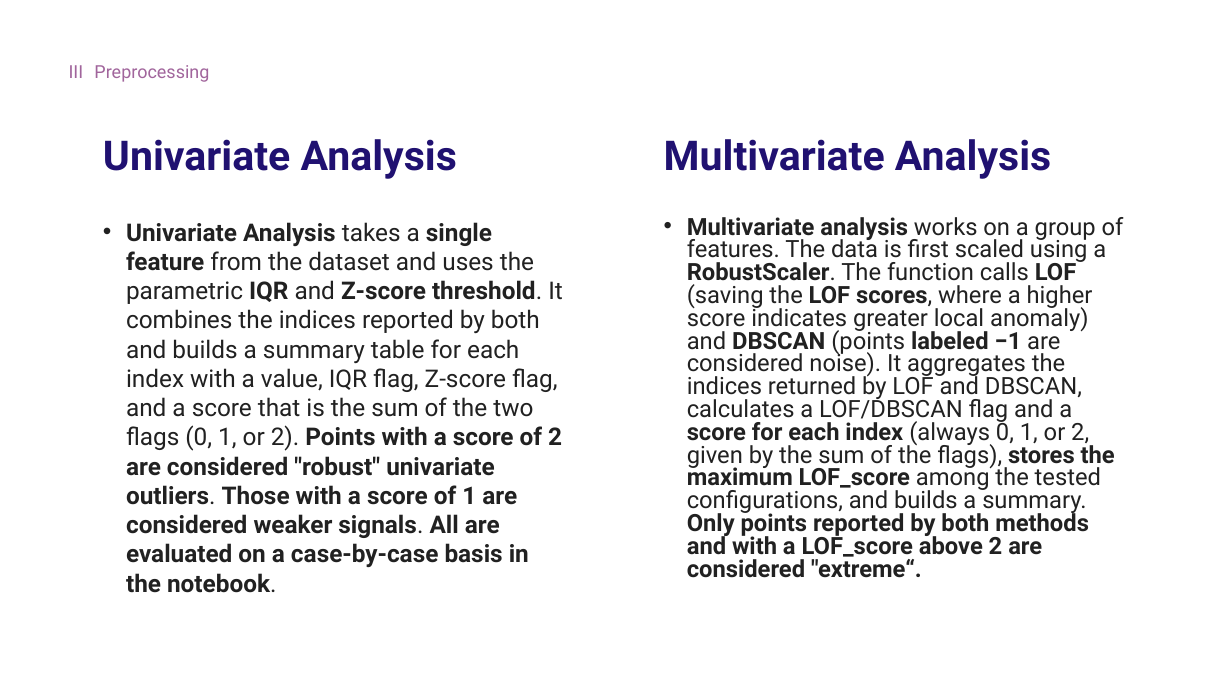
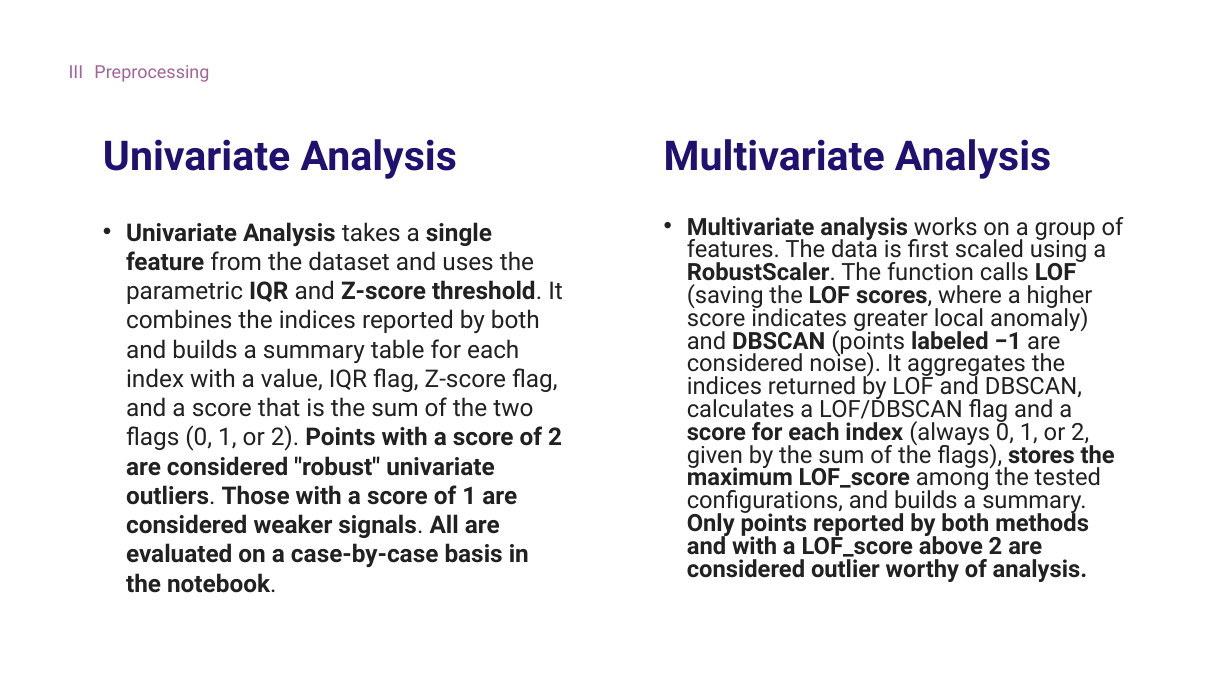
Before and after one commit to Tenshin000/CogniPredictAD, a slide deck: slide 16 of Presentation.pptx. Drawn at 1232x693 pixels with LibreOffice and Linux fonts; fonts in the diff are those of the drawing. Boxes give left, top, right and bottom in pixels: in the first picture for what was removed or moved away, otherwise in the second. Text is boxed around its words. In the diff, an @@ line names an element or a change of style, - is before the commit and + after.

```diff
--- a/Presentation.pptx
+++ b/Presentation.pptx
@@ text at [687, 217, 1124, 582]: text changed @@
-• Multivariate analysis works on a group of features. The data is first scaled using a RobustScaler. The function calls LOF (saving the LOF scores, where a higher score indicates greater local anomaly) and DBSCAN (points labeled −1 are considered noise). It aggregates the indices returned by LOF and DBSCAN, calculates a LOF/DBSCAN flag and a score for each index (always 0, 1, or 2, given by the sum of the flags), stores the maximum LOF_score among the tested configurations, and builds a summary. Only points reported by both methods and with a LOF_score above 2 are considered "extreme“.
+• Multivariate analysis works on a group of features. The data is first scaled using a RobustScaler. The function calls LOF (saving the LOF scores, where a higher score indicates greater local anomaly) and DBSCAN (points labeled −1 are considered noise). It aggregates the indices returned by LOF and DBSCAN, calculates a LOF/DBSCAN flag and a score for each index (always 0, 1, or 2, given by the sum of the flags), stores the maximum LOF_score among the tested configurations, and builds a summary. Only points reported by both methods and with a LOF_score above 2 are considered outlier worthy of analysis.
```
Also in this commit, not shown: 16 other slides changed, 8 other files.
